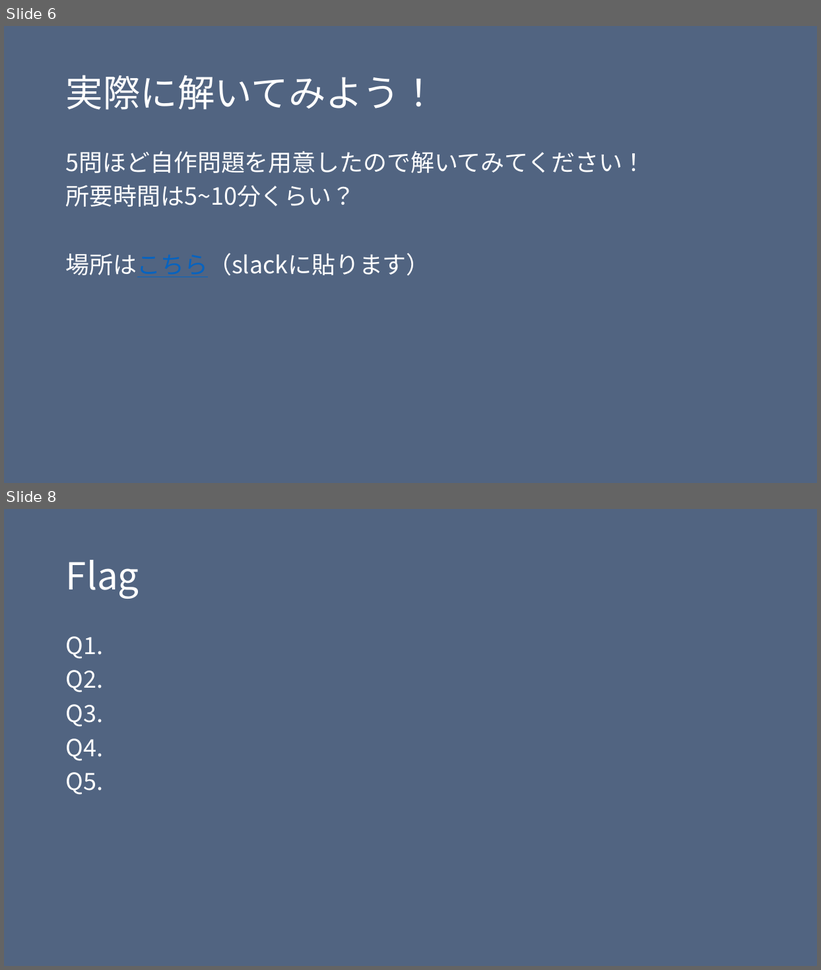
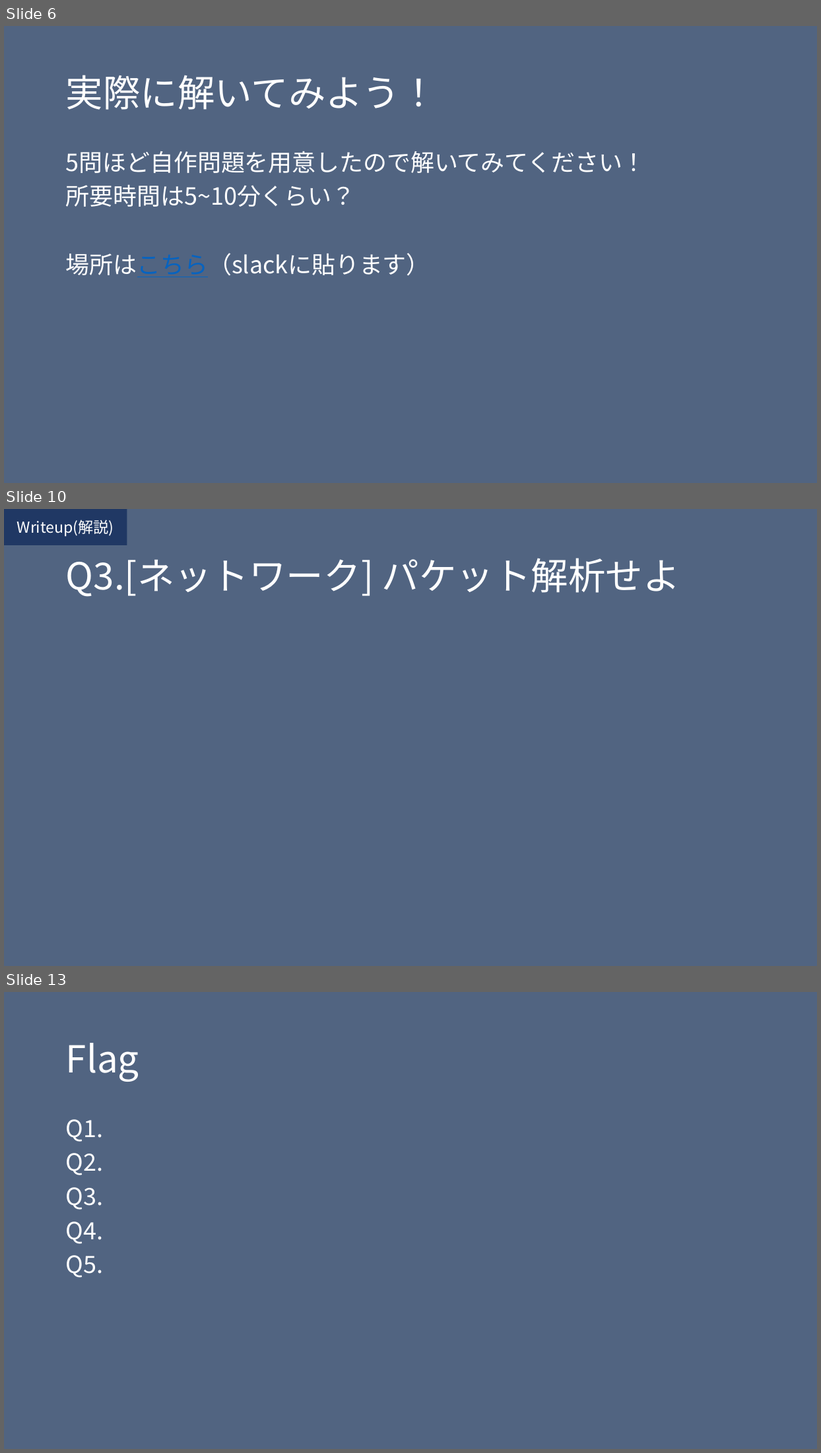
Before and after one commit to H0ndh11/CTF, a slide deck: ゼミ発表資料/ctf発表スライド.pptx. Shown one above the other, each under a label of ours: slides 6 and 8 before the commit, slides 6, 10 and 13 after it; the slides between them are not shown. The pictures are 821x970 and 821x1453 pixels, drawn with LibreOffice and Linux fonts; fonts in the diff are those of the drawing. Boxes give left, top, right and bottom in pixels: in the first picture for what was removed or moved away, otherwise in the second. Text is boxed around its words. In the diff, an @@ line names an element or a change of style, - is before the commit and + after.

```diff
--- a/ゼミ発表資料/ctf発表スライド.pptx
+++ b/ゼミ発表資料/ctf発表スライド.pptx
@@ slide 10 added at (4,509,817,966), background #526582 @@
@@ rectangle added at (4,509,127,545), fill #203864, 18 pt, text #FFFFFF @@
+Writeup(解説)
@@ title added at (66,558,680,597), 44 pt, text #FFFFFF @@
+Q3.[ネットワーク] パケット解析せよ
@@ what was slide 8 is now slide 13 @@
```
Also in this commit, not shown: 1 slide changed, 5 other slides added, 1 slide removed.
